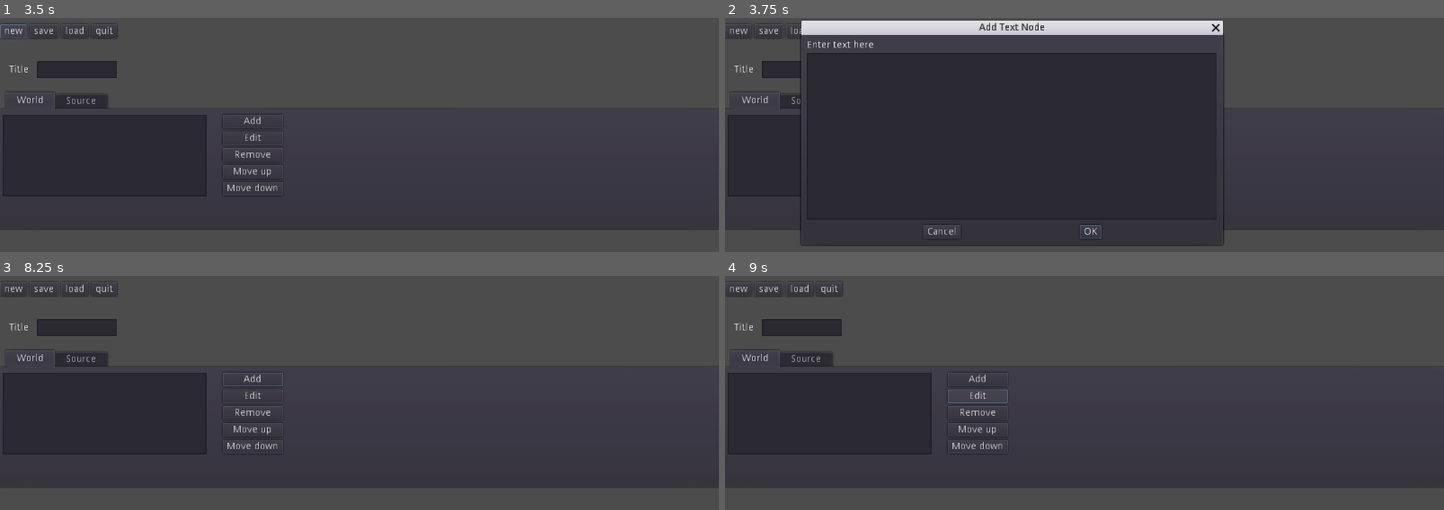
Above: before the commit, frames 1-4 (two rows, left to right).
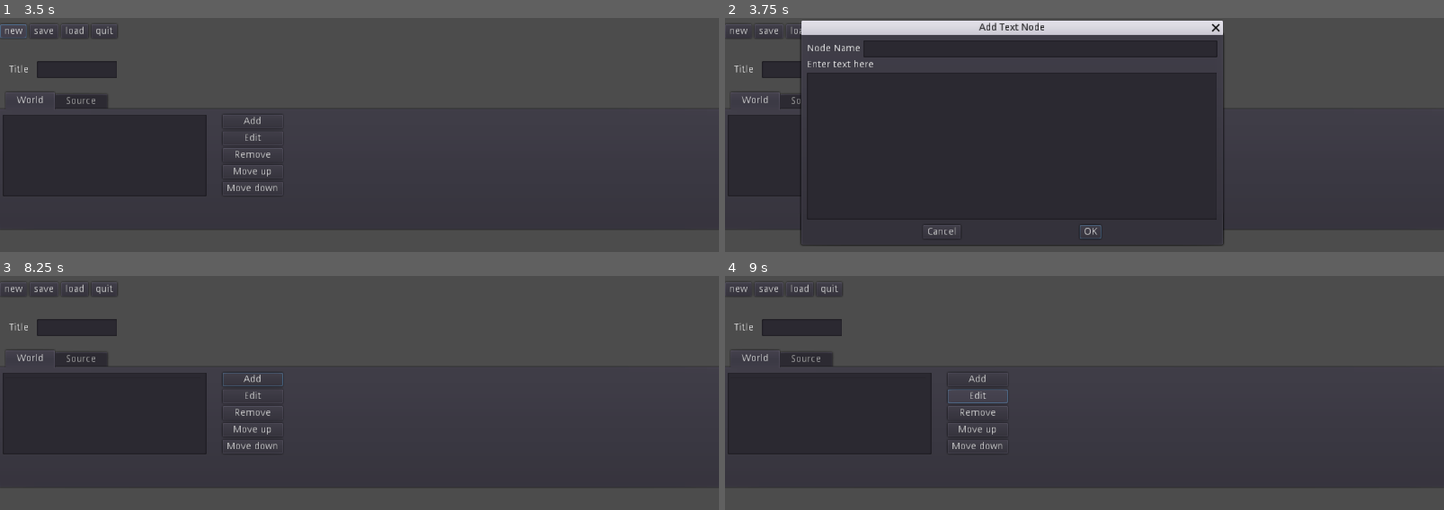
Above: after the commit, the same moments.

Repository: triptych/godot-game-maker-001
Game: Godot game, scene res://scenes/main.tscn
Two runs of this game, one before a commit and one after it. Both use one fixed random seed, a clock stepped at 60 frames per second and the inputs below.
Inputs (mouse positions are in pixels of both pictures, inside the frame that each line leads up to):
- Up to frame 1 (3.5 s): click (79, 69) at 0.52 s; type "12" at 0.6 s; click "Remove" at 1.25 s; click "new" at 2 s; click "new" at 2.75 s
- Up to frame 2 (3.75 s): click "Add" at 3.5 s
- Up to frame 3 (8.25 s): click "OK" at 4.25 s; click "Edit" at 5 s; click "Move up" at 5.75 s; click "Move down" at 6.5 s; click "Add" at 7.25 s; click "OK" at 8 s
- Up to frame 4 (9 s): click "Edit" at 8.75 s

Frame 1 is identical in both runs. In frame 2, 0.6% of the frame differs, in the area x 11-69%, y 9-24%; in frame 3, less than 0.1%; in frame 4, less than 0.1%.
Error after the commit: Invalid get index '0' (on base: 'PoolIntArray'). (res://scenes/main.gd:195)

Commit message:
Adding ability to delete stuff

Diff:
--- a/scenes/main.gd
+++ b/scenes/main.gd
@@ -11,6 +11,18 @@
 		items = []
 	}
 }
+
+class Item:
+	var type = "text"
+	var content = "Some text"
+
+var textItem = {
+	label = 'unnamed',
+	type = 'textItem',
+	content = "empty"
+}
+
+
 var reset_data = data.duplicate(true)
 
 var file_name = "untitled"
@@ -78,7 +90,7 @@
 func _on_btn_item_add_pressed():
 	print("btn_item_add_pressed")
 	$CenterContainer/ConfirmationDialog.popup()
-	#$TabContainer/World/ItemList.add_item(str("placeholder", rand_range(0,300)))
+
 	pass # Replace with function body.
 
 
@@ -133,4 +145,55 @@
 func _on_ConfirmationDialog_confirmed():
 	print("Text confirmation dialog accepted")
 	print(str("text: ",$CenterContainer/ConfirmationDialog/VBoxContainer/TextEdit.text))
+	var textString = $CenterContainer/ConfirmationDialog/VBoxContainer/TextEdit.text
+	var nodeName = $CenterContainer/ConfirmationDialog/VBoxContainer/HBoxContainer/edit_node_name.text
+	# var newItem = Item.new()
+	# print(str(newItem))
+	# newItem.content = textString
+	# print(JSON.print(newItem))
+	# print(newItem.get_property_list())
+	# pass # Replace with function body.
+	var newItem = textItem.duplicate(true)
+	print(newItem)
+	newItem["label"] = nodeName
+	newItem["content"] = textString
+	print(newItem)
+	print(data.game_world.items)
+	data.game_world.items.append(newItem)
+	print(data)
+	render_data_to_list()
+
+
+func render_data_to_list():
+	print("render data to list")
+	#$TabContainer/World/ItemList.add_item(str("placeholder", rand_range(0,300)))
+	$TabContainer/World/ItemList.clear()
+	for i in data.game_world.items :
+		print(i['label'])
+		$TabContainer/World/ItemList.add_item(i.label)
+	$TabContainer/Source/output.text = str(data)
+
+func delItem(itemName):
+	print(str("delItem called with itemName:", itemName))
+	var foundIdx = 0
+	for x in data.game_world.items:
+		if x.label == itemName:
+			print("found it!", x.label)
+			break
+		else:
+			foundIdx+=1
+
+	data.game_world.items.remove(foundIdx)
+	$TabContainer/Source/output.text = str(data)
+	render_data_to_list()
+
+
+func _on_btn_item_remove_pressed():
+	print("on_btn_item_remove pressed")
+	var itemList = $TabContainer/World/ItemList
+	var selItemArr = itemList.get_selected_items()
+	var selItemName = itemList.get_item_text(selItemArr[0])
+	print(selItemArr)
+	print(selItemName)
+	delItem(selItemName)
 	pass # Replace with function body.
--- a/scenes/main.tscn
+++ b/scenes/main.tscn
@@ -232,16 +232,33 @@
 "_edit_use_anchors_": false
 }
 
+[node name="HBoxContainer" type="HBoxContainer" parent="CenterContainer/ConfirmationDialog/VBoxContainer"]
+margin_right = 584.0
+margin_bottom = 24.0
+
+[node name="label_node_name" type="Label" parent="CenterContainer/ConfirmationDialog/VBoxContainer/HBoxContainer"]
+margin_top = 5.0
+margin_right = 76.0
+margin_bottom = 19.0
+text = "Node Name"
+
+[node name="edit_node_name" type="LineEdit" parent="CenterContainer/ConfirmationDialog/VBoxContainer/HBoxContainer"]
+margin_left = 80.0
+margin_right = 584.0
+margin_bottom = 24.0
+size_flags_horizontal = 3
+
 [node name="Label2" type="Label" parent="CenterContainer/ConfirmationDialog/VBoxContainer"]
-margin_right = 584.0
-margin_bottom = 14.0
+margin_top = 28.0
+margin_right = 584.0
+margin_bottom = 42.0
 text = "Enter text here"
 __meta__ = {
 "_edit_use_anchors_": false
 }
 
 [node name="TextEdit" type="TextEdit" parent="CenterContainer/ConfirmationDialog/VBoxContainer"]
-margin_top = 18.0
+margin_top = 46.0
 margin_right = 584.0
 margin_bottom = 256.0
 size_flags_vertical = 3
@@ -256,6 +273,7 @@
 [connection signal="pressed" from="container_top/btn_quit" to="." method="_on_btn_quit_pressed"]
 [connection signal="text_changed" from="label_title/LineEdit" to="." method="_on_LineEdit_text_changed"]
 [connection signal="pressed" from="TabContainer/World/VBoxContainer/btn_item_add" to="." method="_on_btn_item_add_pressed"]
+[connection signal="pressed" from="TabContainer/World/VBoxContainer/btn_item_remove" to="." method="_on_btn_item_remove_pressed"]
 [connection signal="text_changed" from="TabContainer/Source/output" to="." method="_on_output_text_changed"]
 [connection signal="file_selected" from="FileDialog" to="." method="_on_FileDialog_file_selected"]
 [connection signal="file_selected" from="dialog_save" to="." method="_on_dialog_save_file_selected"]
Not shown, changed: export_presets.cfg
